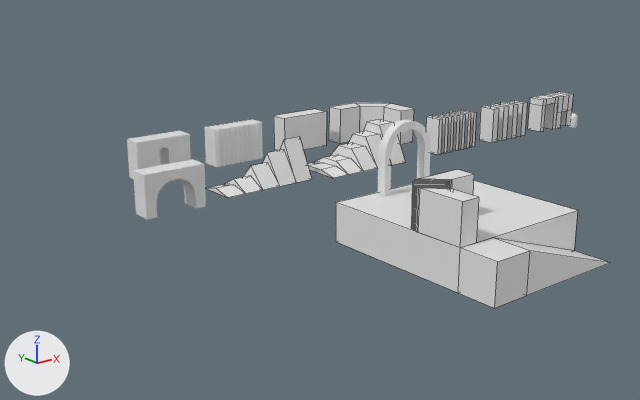
The FBX model Assets/Models/demo.fbx, before and after one commit.
The view is the same before and after, from a 50 mm lens placed at (-59.9, -54.5, 25.6), pointed at (-6.7, 12.1, -1.0). The axes (+X, +Y, +Z) are drawn at lower left. The lights are the same throughout. Mesh edges are drawn as thin lines on the coarser meshes. Where no turn or scale is listed for an object, it has been applied to the vertices.

The older version as bpy lines, for what is in view:
```python
me_cube_005 = bpy.data.meshes.new('Cube.005')
me_cube_005.from_pydata(...)  # 22 vertices, 20 faces; spans x -5.0..5.0, y -2.0..2.0, z 0.0..4.0
me_cube_008 = bpy.data.meshes.new('Cube.008')
me_cube_008.from_pydata(...)  # 32 vertices, 20 faces; spans x -3.0..3.0, y -1.0..1.0, z 0.0..4.0
me_plane = bpy.data.meshes.new('Plane')
me_plane.from_pydata(...)  # a box spanning x -8.0..8.0, y -8.0..8.0, z -4.0..0.0
ob_demo_07 = bpy.data.objects.new('demo_07', me_cube_008)
ob_demo_07.location = (22.0, 13.0, 1.0)
ob_demo_09 = bpy.data.objects.new('demo_09', me_cube_005)
ob_demo_09.location = (-12.0, 15.0, 1.0)
ob_demo_plane_01 = bpy.data.objects.new('demo_plane_01', me_plane)
ob_demo_plane_01.location = (0.0, 0.0, 0.0)
# also in view: 'demo_11' at (-18.0, 24.0, 3.0); 'demo_ramp_01' at (0.0, -10.0, -2.0); 'demo_05' at (-4.5, -4.5, 2.0); 'demo_02' at (8.5, 21.5, 3.0); 'demo_01' at (0.0, 24.0, 3.0)
```
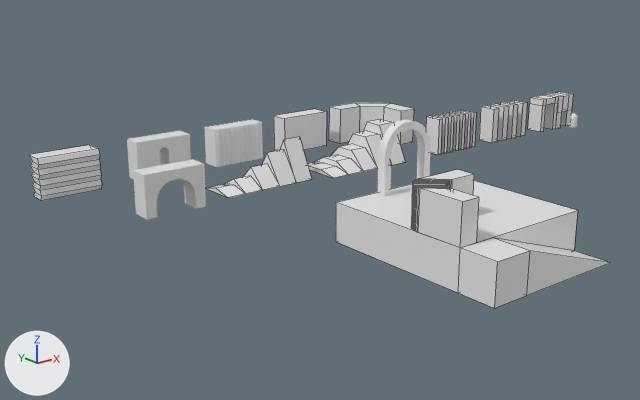
Pixel boxes (x1, y1, x2, y2) of what changed, in the pictures (640 x 400 px):
'demo_12', added: after (29, 145, 102, 201)

What the commit changed:
Mesh me_cube_012_1 is new.
It has 36 vertices, 33 faces and spans x -3.0..3.0, y -1.19..1.0, z 0.0..4.0.
Object 'demo_12' (ob_demo_12) is new; it shows me_cube_012_1.
Its location is (-28.0, 24.0, 1.0).
